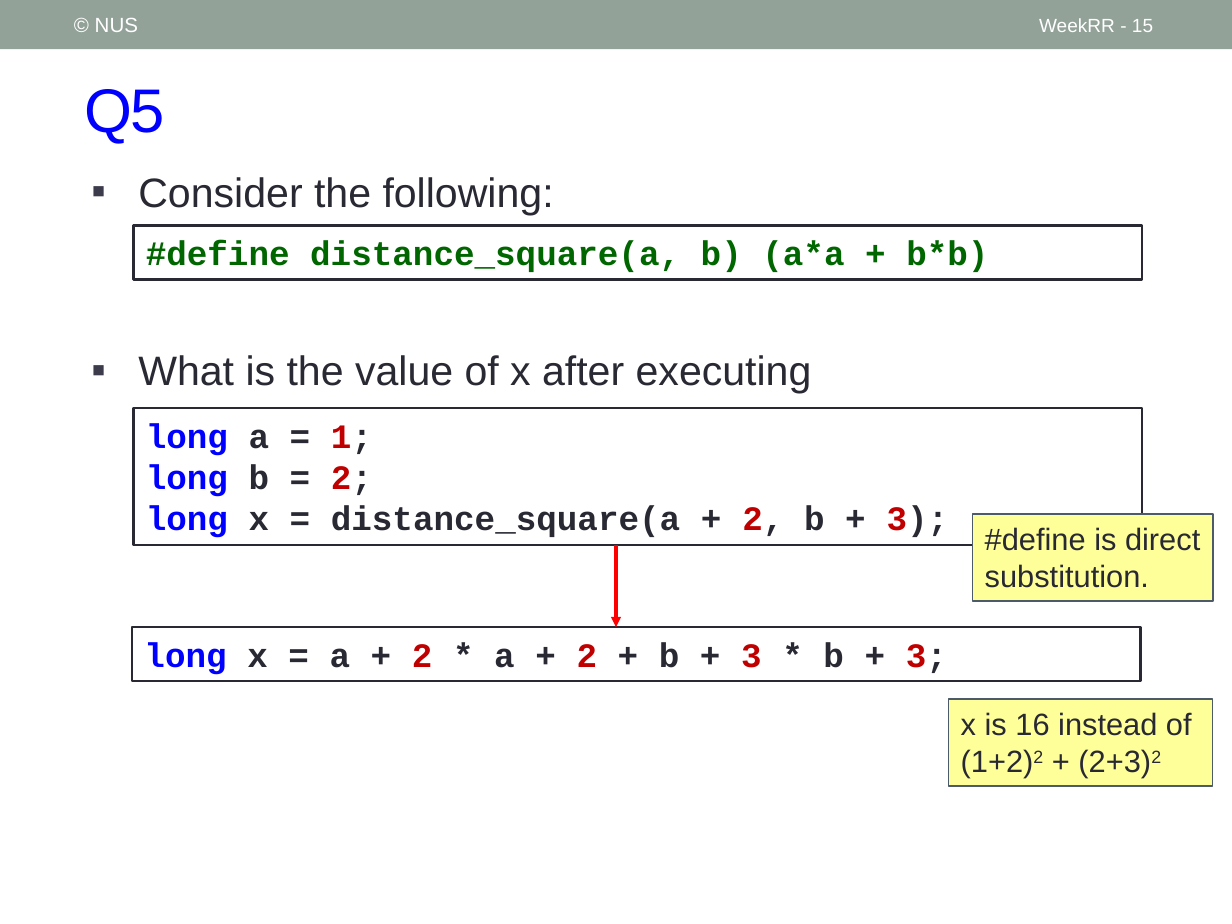
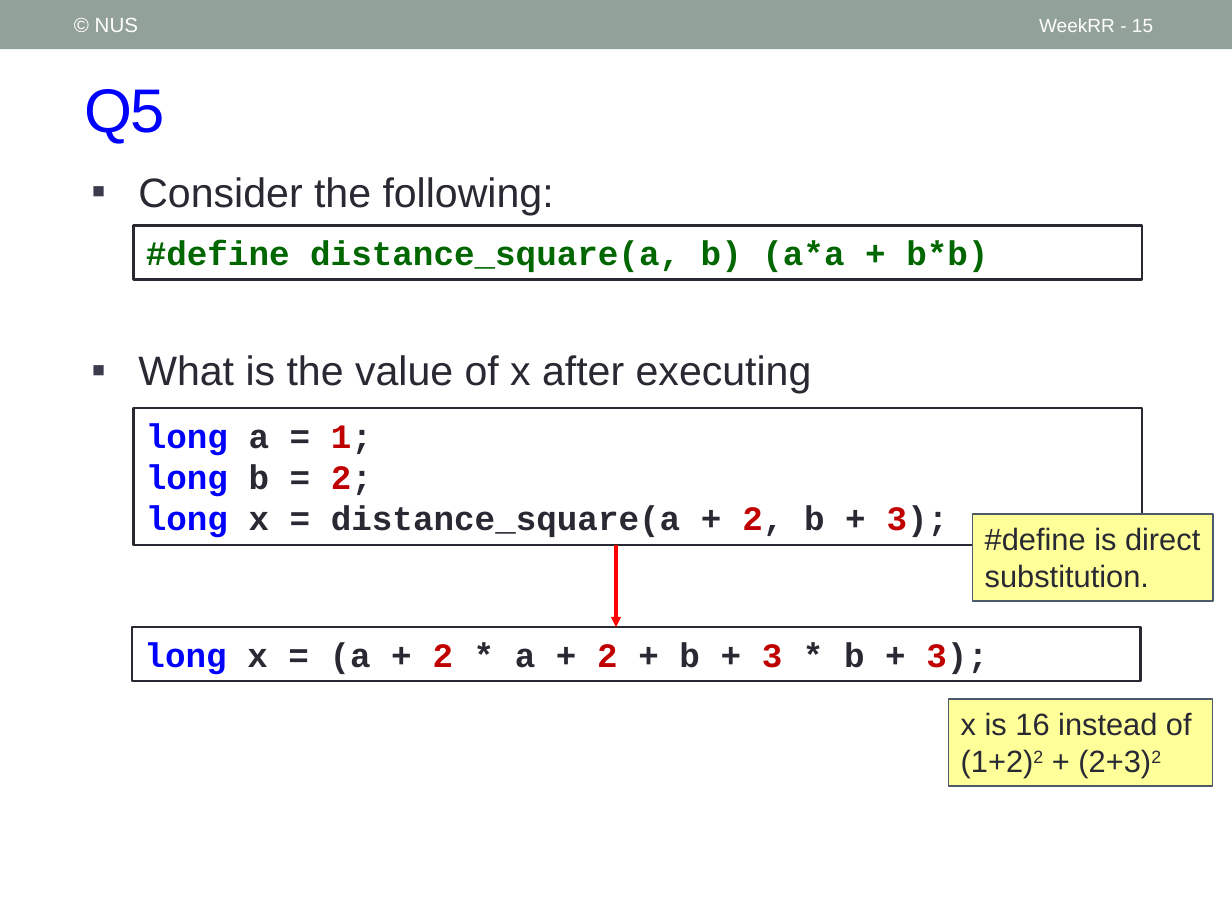
Before and after one commit to nus-cs1010-2021-s2/website, a slide deck: slide 15 of slides/WeekRR_Help Session.pptx. Drawn at 1232x924 pixels with LibreOffice and Linux fonts; fonts in the diff are those of the drawing. Boxes give left, top, right and bottom in pixels: in the first picture for what was removed or moved away, otherwise in the second. Text is boxed around its words. In the diff, an @@ line names an element or a change of style, - is before the commit and + after.

```diff
--- a/slides/WeekRR_Help Session.pptx
+++ b/slides/WeekRR_Help Session.pptx
@@ text in rectangle at (144,642,988,675): text changed @@
-long x = a + 2 * a + 2 + b + 3 * b + 3;
+long x = (a + 2 * a + 2 + b + 3 * b + 3);
```
Also in this commit, not shown: 2 other slides changed, 3 other files.
